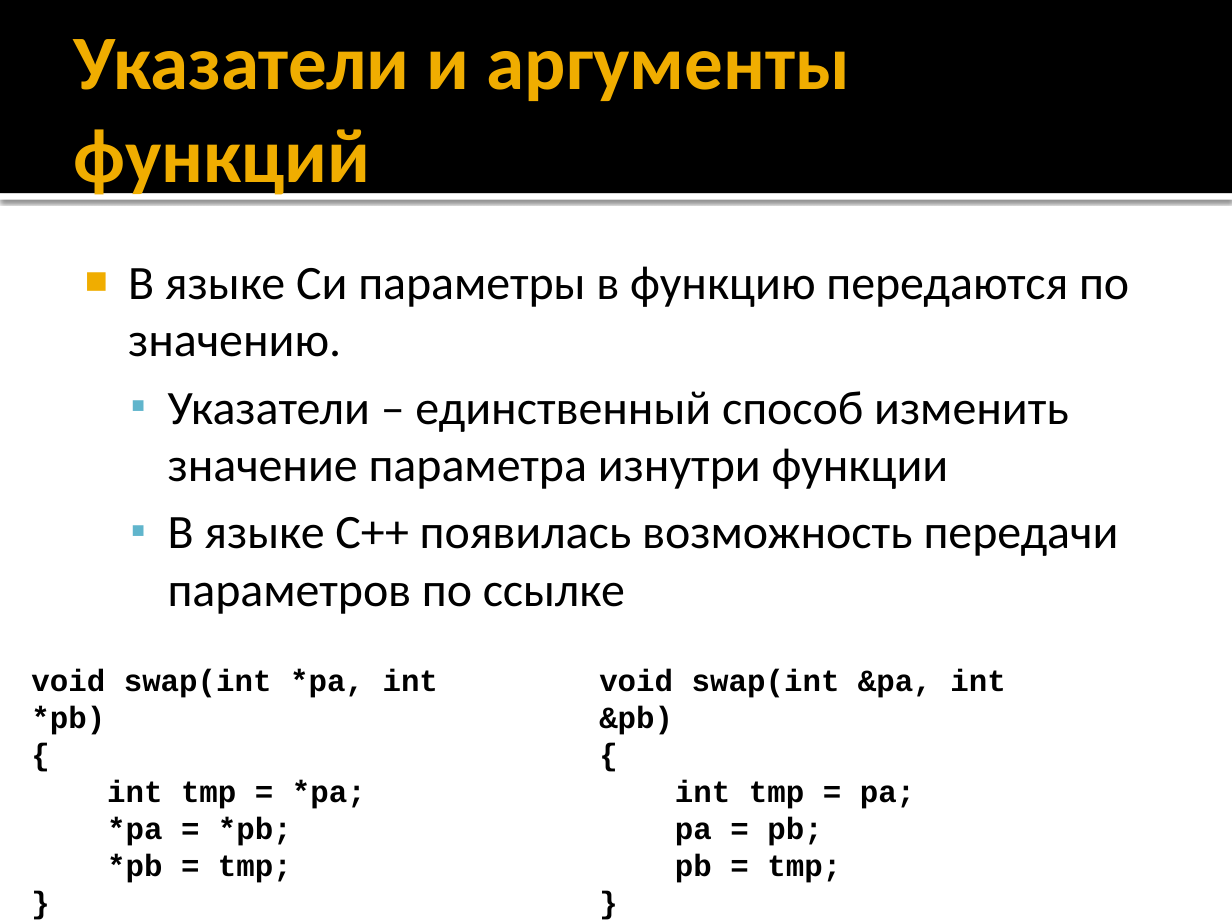
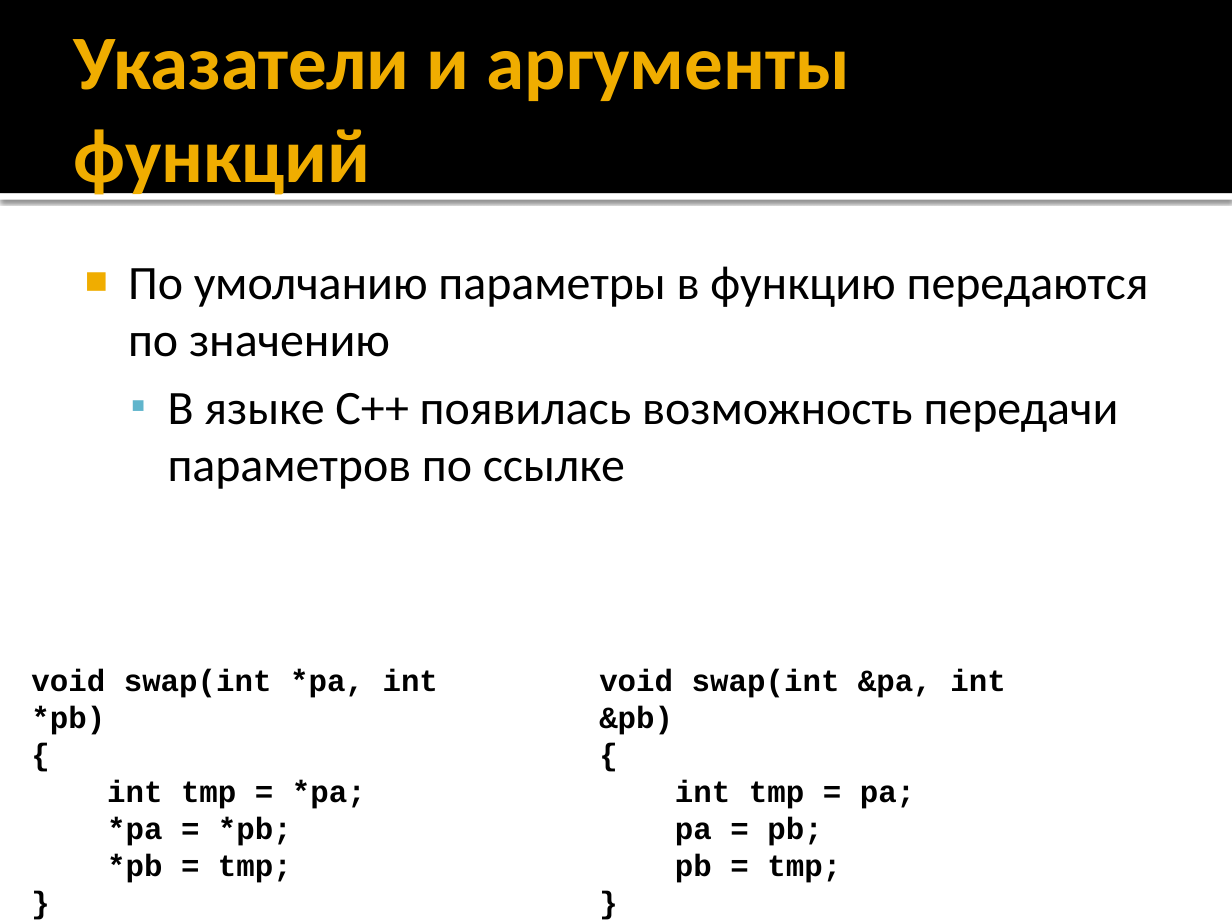
Before and after one commit to alexey-malov/oop, a slide deck: slide 124 of lectures/01/Синтаксис C++.pptx (slide 126 before the commit). Drawn at 1232x924 pixels with LibreOffice and Linux fonts; fonts in the diff are those of the drawing. Boxes give left, top, right and bottom in pixels: in the first picture for what was removed or moved away, otherwise in the second. Text is boxed around its words. In the diff, an @@ line names an element or a change of style, - is before the commit and + after.

```diff
--- a/lectures/01/Синтаксис C++.pptx
+++ b/lectures/01/Синтаксис C++.pptx
@@ text at [128,266,1149,357]: text changed @@
-■ В языке Си параметры в функцию передаются по значению.
-  ▪ Указатели – единственный способ изменить значение параметра изнутри функции
+■ По умолчанию параметры в функцию передаются по значению
```
Also in this commit, not shown: 11 other slides changed, 2 slides removed.
